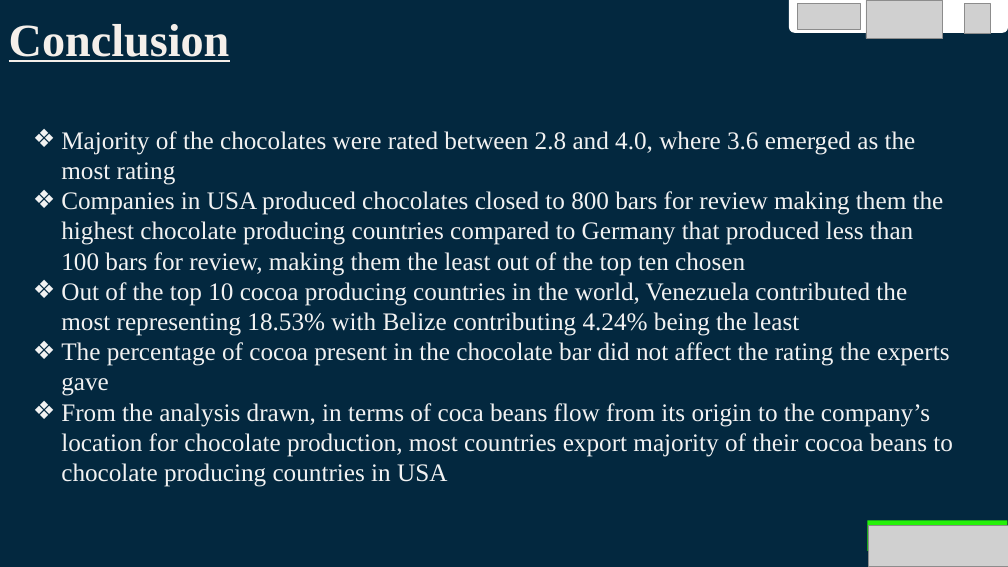
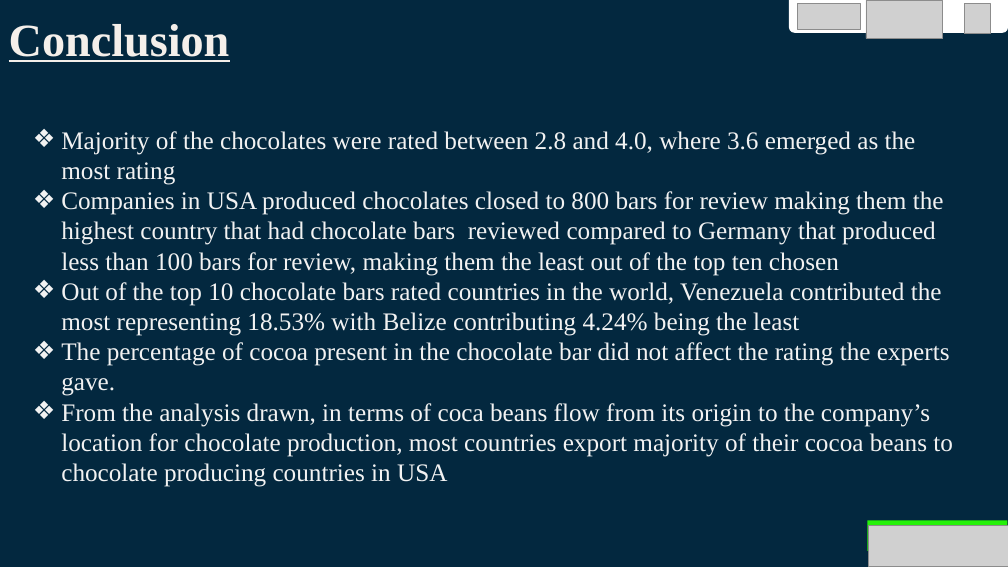
Before and after one commit to Daksam/Group-1-EDA-project, a slide deck: slide 15 of Group 1 EDA Project DIGICAP.pptx. Drawn at 1008x567 pixels with LibreOffice and Linux fonts; fonts in the diff are those of the drawing; grey boxes stand for pictures. Boxes give left, top, right and bottom in pixels: in the first picture for what was removed or moved away, otherwise in the second. Text is boxed around its words. In the diff, an @@ line names an element or a change of style, - is before the commit and + after.

```diff
--- a/Group 1 EDA Project DIGICAP.pptx
+++ b/Group 1 EDA Project DIGICAP.pptx
@@ subtitle at box(61, 191, 950, 396): text changed @@
-❖ Companies in USA produced chocolates closed to 800 bars for review making them the highest chocolate producing countries compared to Germany that produced less than 100 bars for review, making them the least out of the top ten chosen
-❖ Out of the top 10 cocoa producing countries in the world, Venezuela contributed the most representing 18.53% with Belize contributing 4.24% being the least
-❖ The percentage of cocoa present in the chocolate bar did not affect the rating the experts gave
+❖ Companies in USA produced chocolates closed to 800 bars for review making them the highest country that had chocolate bars reviewed compared to Germany that produced less than 100 bars for review, making them the least out of the top ten chosen
+❖ Out of the top 10 chocolate bars rated countries in the world, Venezuela contributed the most representing 18.53% with Belize contributing 4.24% being the least
+❖ The percentage of cocoa present in the chocolate bar did not affect the rating the experts gave.
```
Also in this commit, not shown: 1 other slide changed.
